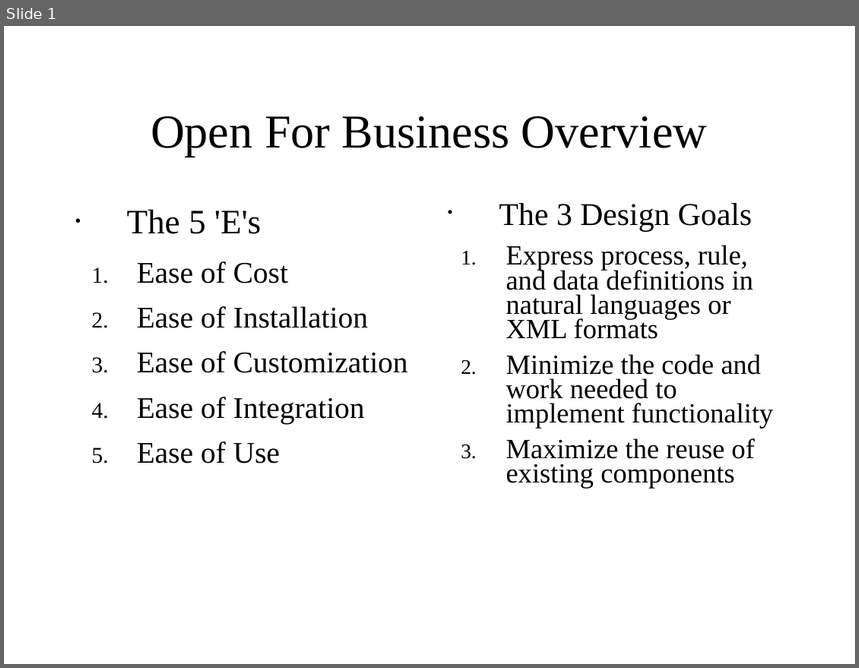
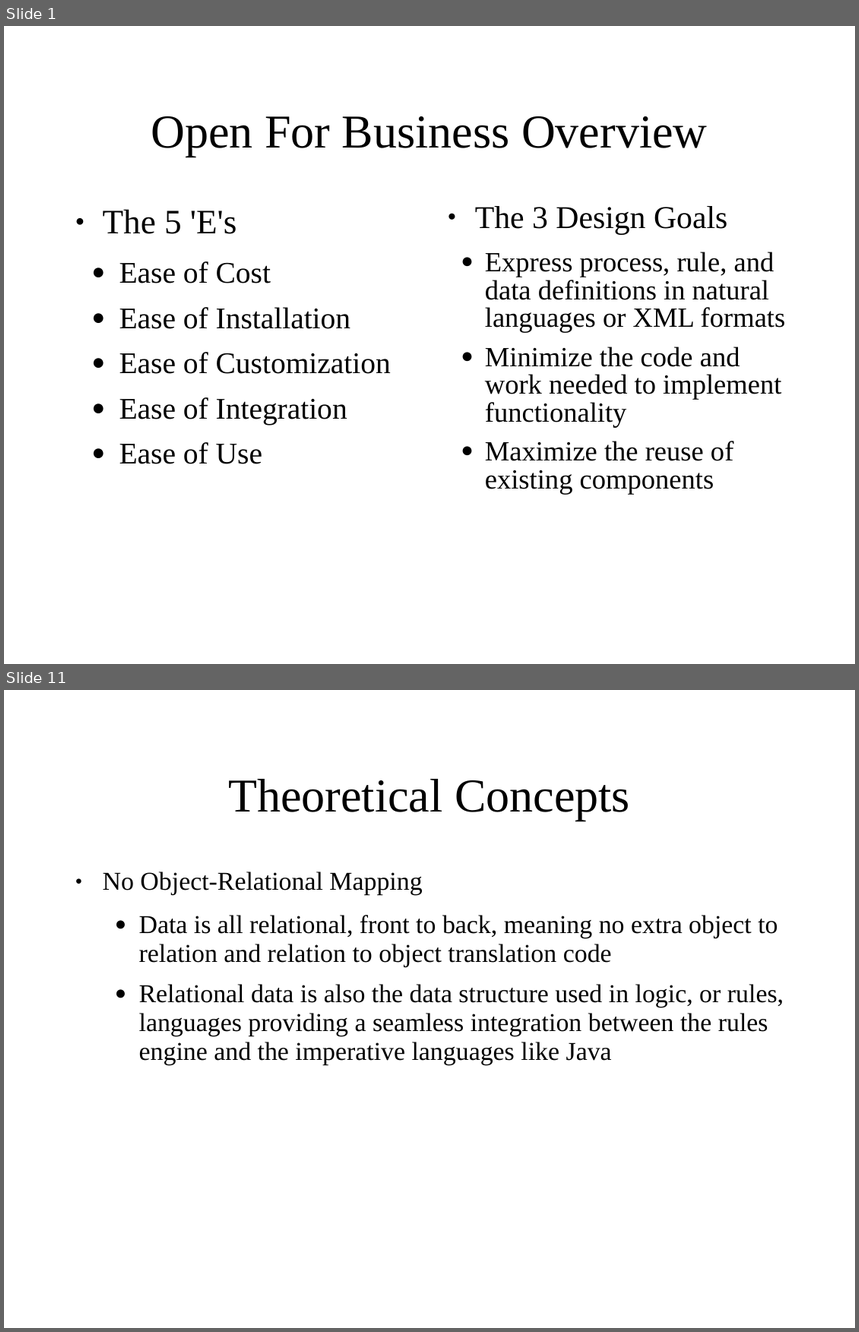
Before and after one commit to delan/OFBiz, a slide deck: website/ofbiz-overview.ppt. Shown one above the other, each under a label of ours: slide 1 before the commit, slides 1 and 11 after it; the slides between them are not shown. The pictures are 859x668 and 859x1332 pixels, drawn with LibreOffice and Linux fonts; fonts in the diff are those of the drawing. Boxes give left, top, right and bottom in pixels: in the first picture for what was removed or moved away, otherwise in the second. Text is boxed around its words. In the diff, an @@ line names an element or a change of style, - is before the commit and + after.

```diff
--- a/website/ofbiz-overview.ppt
+++ b/website/ofbiz-overview.ppt
@@ slide 11 added at <box>4,690,855,1328</box>, background #FFFFFF @@
@@ title added at <box>228,779,630,821</box>, 44 pt, text #000000 @@
+Theoretical Concepts
@@ text added at <box>103,872,784,1065</box>, 24 pt, text #000000 @@
+● No Object-Relational Mapping
+  ● Data is all relational, front to back, meaning no extra object to relation and relation to object translation code
+  ● Relational data is also the data structure used in logic, or rules, languages providing a seamless integration between the rules engine and the imperative languages like Java
@@ slide 1 changed as well @@
@@ text "The 5 'E's" at <box>103,209,391,465</box>: bullet • to ●; bullet 1. to ● @@
@@ text "The 3 Design Goals" at <box>475,206,786,494</box>: bullet • to ●; line spacing 0.73 to 0.83; bullet 1. to ● @@
```
Also in this commit, not shown: 2 other slides changed, 7 other slides added, 3 slides removed, 1 other file.
